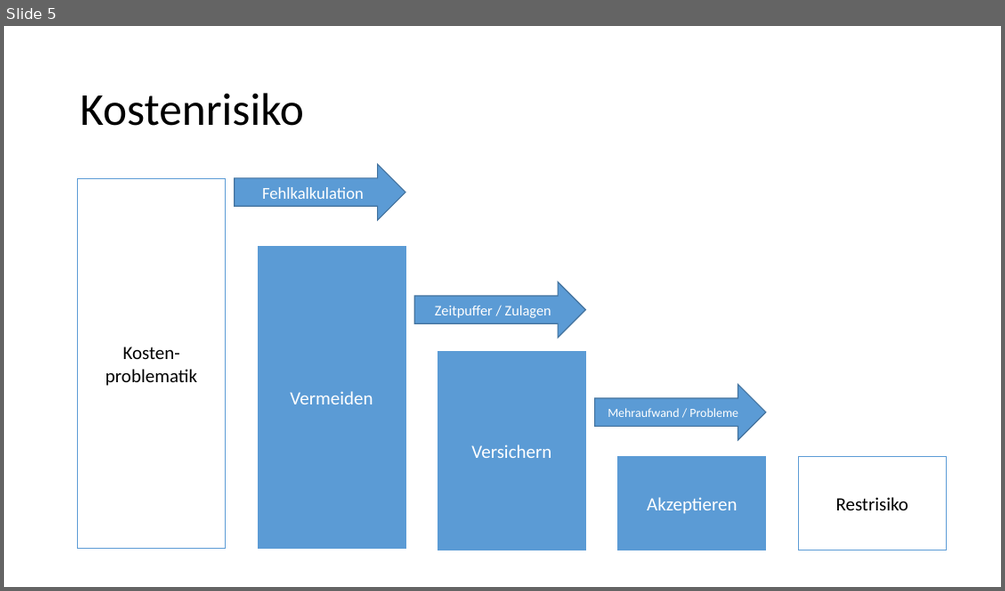
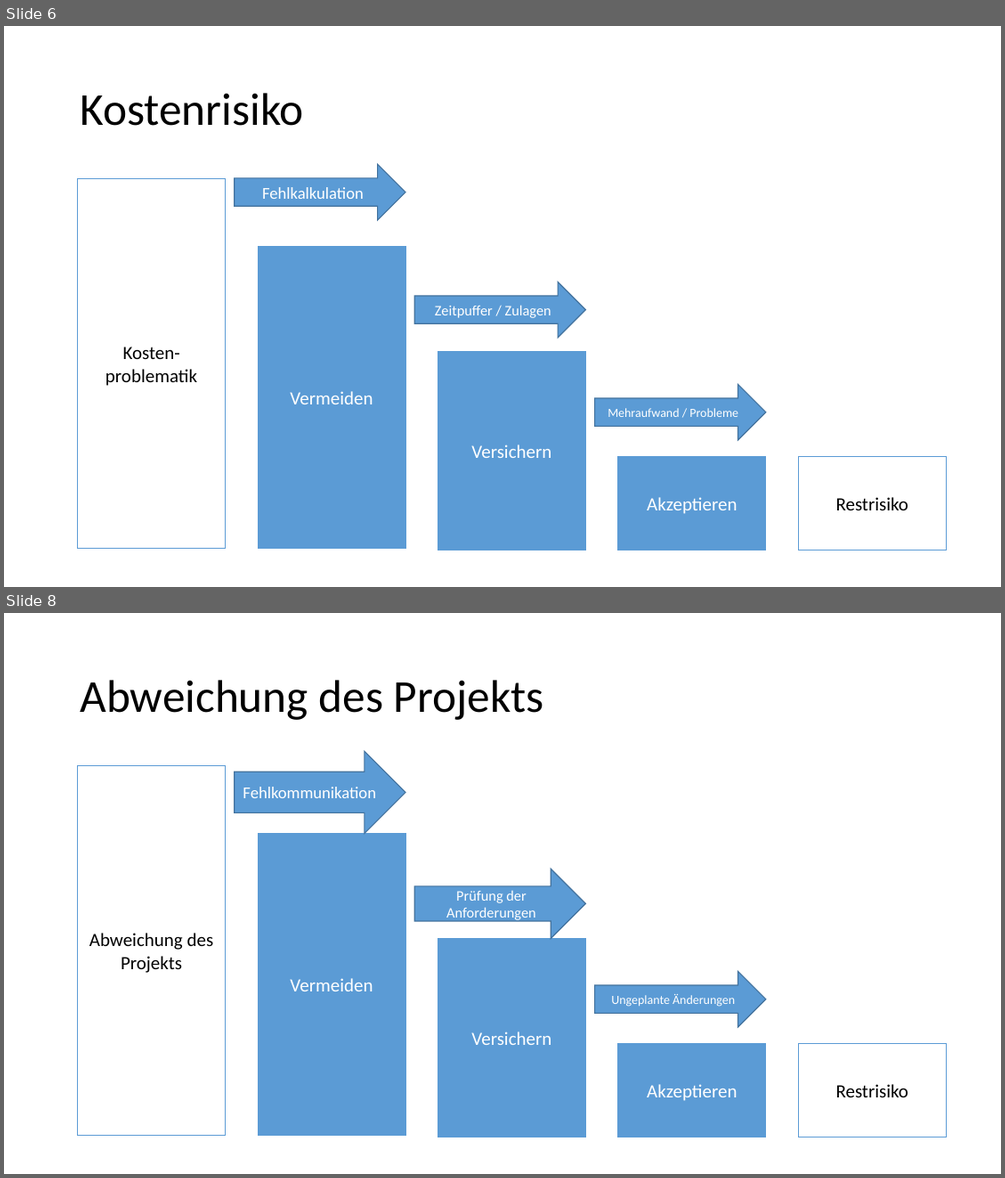
Before and after one commit to Masterarth/PM, a slide deck: documents/projectmanagement/Definition/Risikovermeidung.pptx. Shown one above the other, each under a label of ours: slide 5 before the commit, slides 6 and 8 after it; the slides between them are not shown. The pictures are 1005x591 and 1005x1178 pixels, drawn with LibreOffice and Linux fonts; fonts in the diff are those of the drawing. Boxes give left, top, right and bottom in pixels: in the first picture for what was removed or moved away, otherwise in the second. Text is boxed around its words. In the diff, an @@ line names an element or a change of style, - is before the commit and + after.

```diff
--- a/documents/projectmanagement/Definition/Risikovermeidung.pptx
+++ b/documents/projectmanagement/Definition/Risikovermeidung.pptx
@@ slide 8 added at (4, 613, 1001, 1174), background #FFFFFF @@
@@ title added at (80, 680, 544, 720), 44 pt, text #000000 @@
+Abweichung des Projekts
@@ rectangle added at (77, 765, 226, 1135), fill #FFFFFF, outline #5B9BD5 1 pt, 18 pt, text #000000 @@
+Abweichung des Projekts
@@ right arrow added at (235, 751, 405, 834), fill #5B9BD5, outline #43739E 1 pt, 16 pt, text #FFFFFF @@
+Fehlkommunikation
@@ rectangle added at (258, 834, 405, 1135), fill #5B9BD5, outline #5B9BD5 1 pt, 18 pt, text #FFFFFF @@
+Vermeiden
@@ right arrow added at (414, 868, 586, 938), fill #5B9BD5, outline #43739E 1 pt, 14 pt, text #FFFFFF @@
+Prüfung der Anforderungen
@@ rectangle added at (437, 938, 586, 1136), fill #5B9BD5, outline #5B9BD5 1 pt, 18 pt, text #FFFFFF @@
+Versichern
@@ right arrow added at (595, 971, 766, 1027), fill #5B9BD5, outline #43739E 1 pt, 12 pt, text #FFFFFF @@
+Ungeplante Änderungen
@@ rectangle added at (618, 1044, 766, 1137), fill #5B9BD5, outline #5B9BD5 1 pt, 18 pt, text #FFFFFF @@
+Akzeptieren
@@ rectangle added at (798, 1044, 947, 1137), fill #FFFFFF, outline #5B9BD5 1 pt, 18 pt, text #000000 @@
+Restrisiko
@@ what was slide 5 is now slide 6 @@
```
Also in this commit, not shown: 2 slides changed, 5 other slides added, 9 other files.
